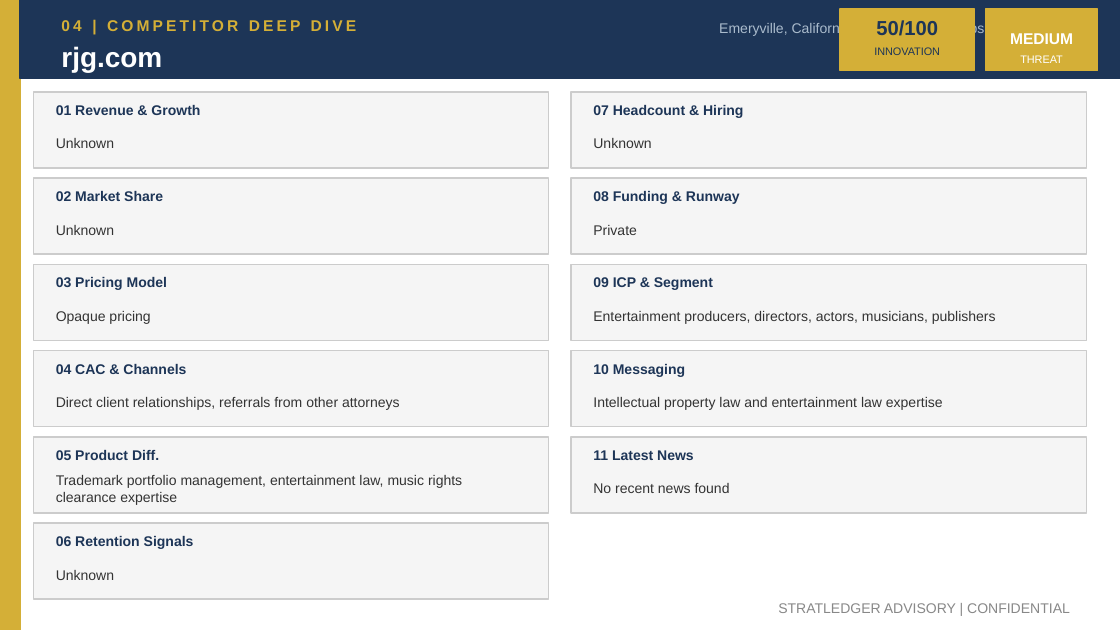
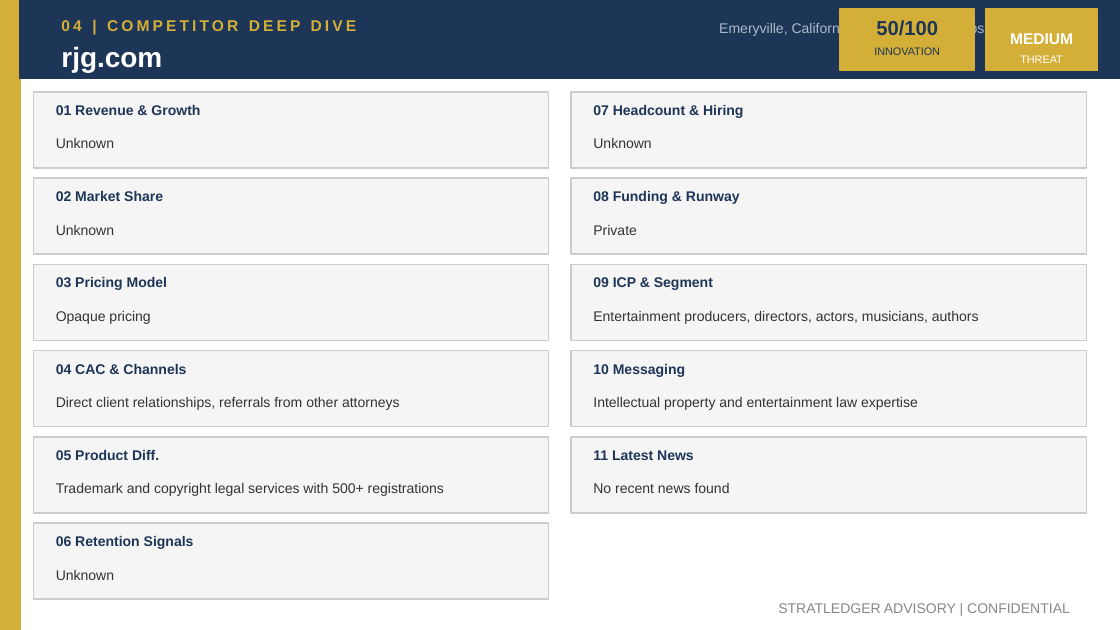
Before and after one commit to apexmakeshop-dot/droplet-commands, a slide deck: slide 6 of mesh_bioplastics_CI_Report.pptx. Drawn at 1120x630 pixels with LibreOffice and Linux fonts; fonts in the diff are those of the drawing. Boxes give left, top, right and bottom in pixels: in the first picture for what was removed or moved away, otherwise in the second. Text is boxed around its words. In the diff, an @@ line names an element or a change of style, - is before the commit and + after.

```diff
--- a/mesh_bioplastics_CI_Report.pptx
+++ b/mesh_bioplastics_CI_Report.pptx
@@ text at box(593, 311, 979, 324): text changed @@
-Entertainment producers, directors, actors, musicians, publishers
+Entertainment producers, directors, actors, musicians, authors
@@ text at box(593, 397, 918, 410): text changed @@
-Intellectual property law and entertainment law expertise
+Intellectual property and entertainment law expertise
@@ text at box(56, 483, 444, 496): text changed @@
-Trademark portfolio management, entertainment law, music rights clearance expertise
+Trademark and copyright legal services with 500+ registrations
```
Also in this commit, not shown: 4 other slides changed.
